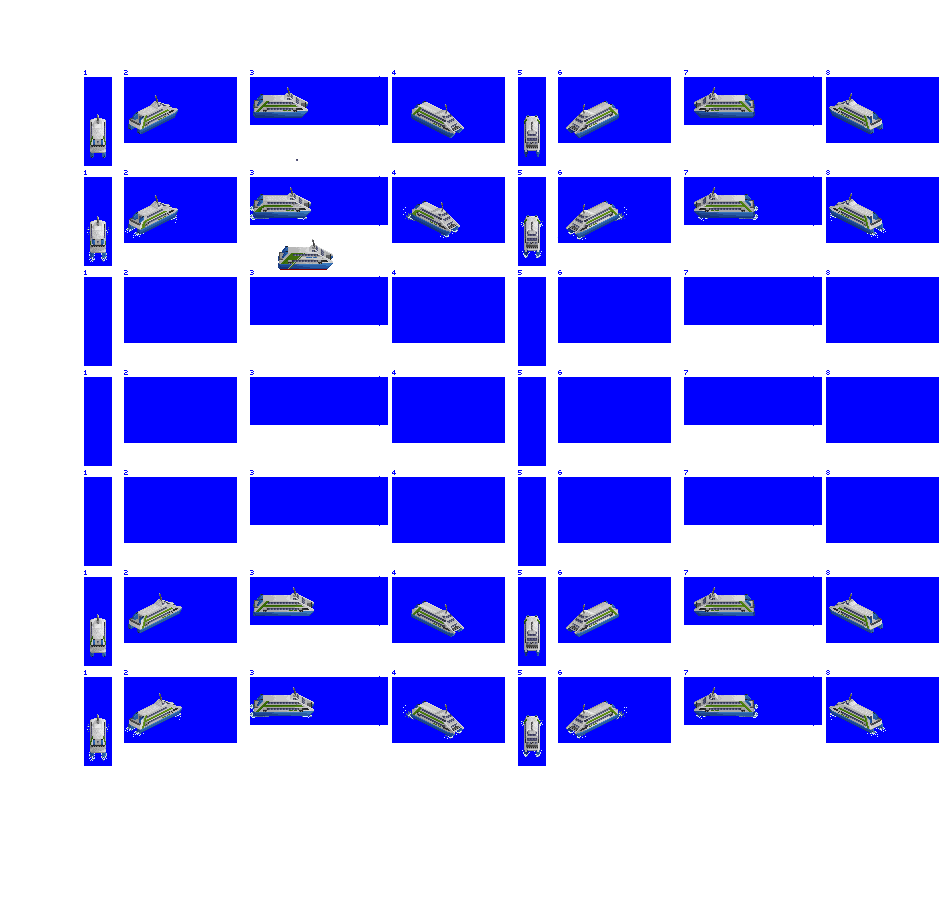
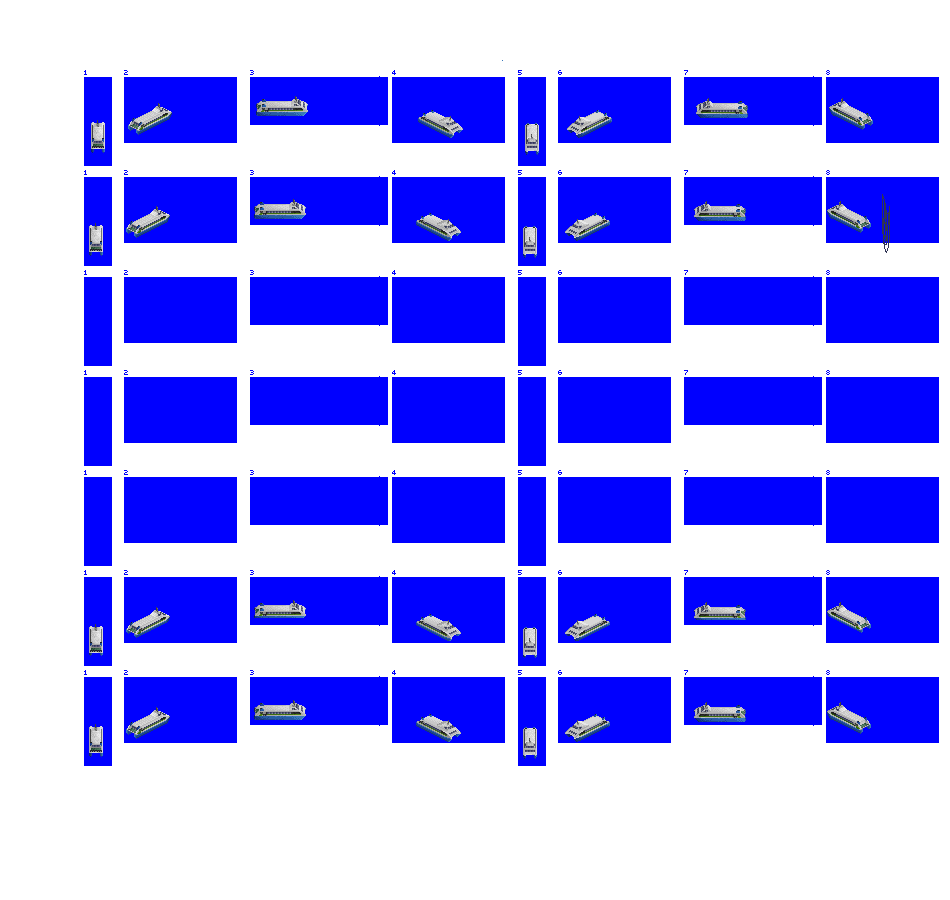
Two versions of the same layered image (950x900). Layer-by-layer changes:
showed "catsmall" over [89, 60, 873, 759]
hid "enoshima" over [87, 87, 886, 761]
painted on "blue bg" over [882, 194, 890, 253]
